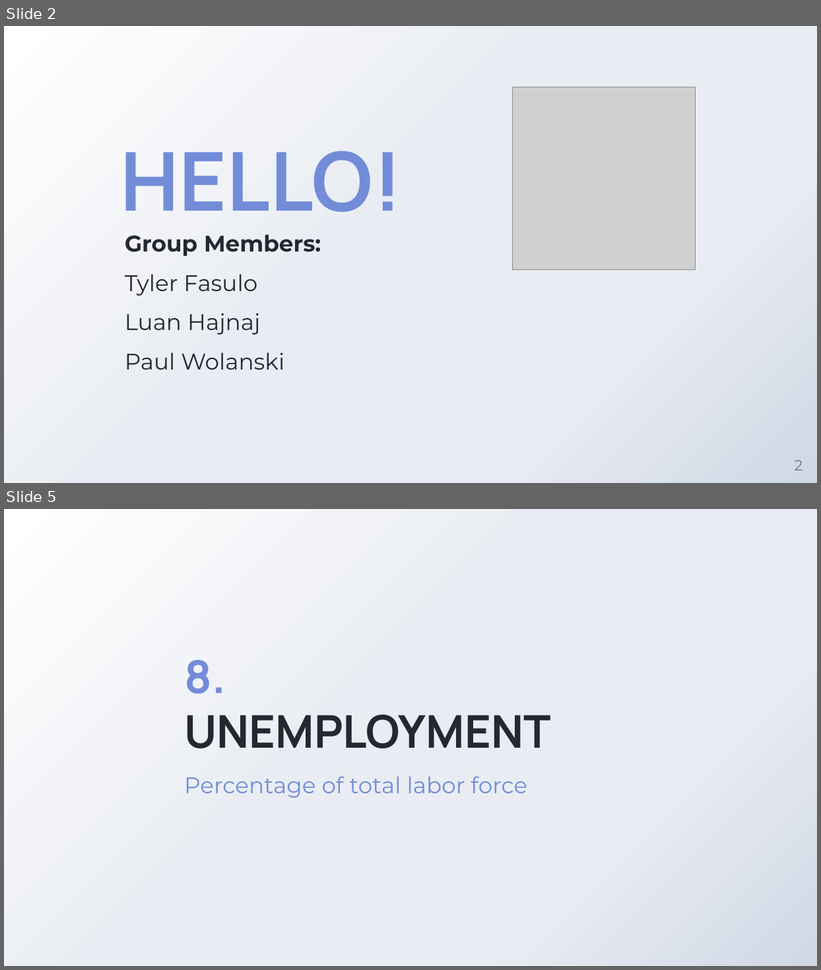
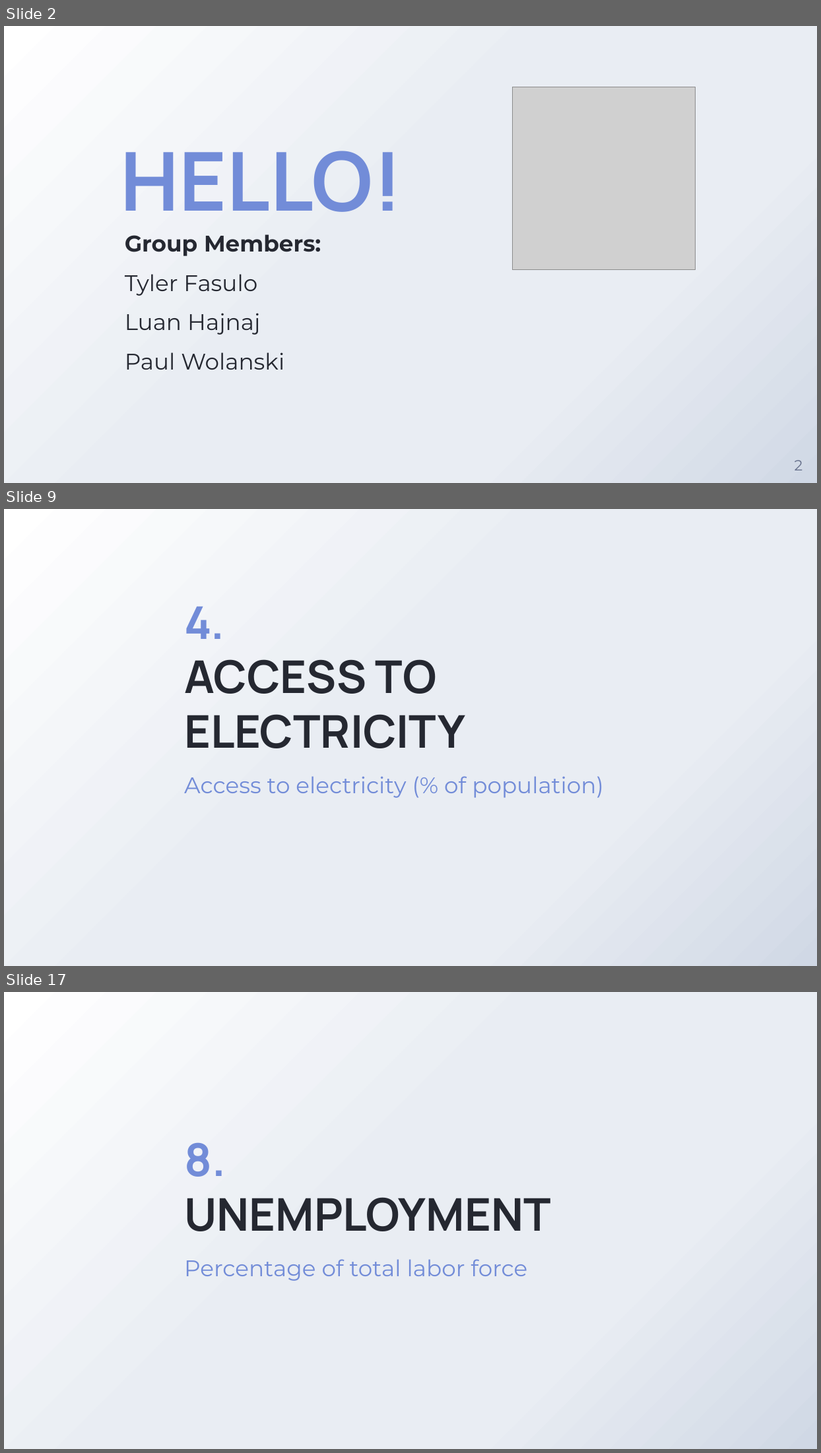
Before and after one commit to pwolanski7/LifeExpectancyProject, a slide deck: Presentation_Draft.pptx. Shown one above the other, each under a label of ours: slides 2 and 5 before the commit, slides 2, 9 and 17 after it; the slides between them are not shown. The pictures are 821x970 and 821x1453 pixels, drawn with LibreOffice and Linux fonts; fonts in the diff are those of the drawing; grey boxes stand for pictures; background and template pictures are left out. Boxes give left, top, right and bottom in pixels: in the first picture for what was removed or moved away, otherwise in the second. Text is boxed around its words. In the diff, an @@ line names an element or a change of style, - is before the commit and + after.

```diff
--- a/Presentation_Draft.pptx
+++ b/Presentation_Draft.pptx
@@ slide 9 added at [4, 509, 817, 966], background gradient #FFFFFF to #E9EDF3 to #D0D8E5 @@
@@ title added at [184, 607, 465, 749], 40 pt, text #252831, bold @@
+4.
+ACCESS TO ELECTRICITY
@@ subtitle added at [184, 776, 604, 798], 20 pt, text #728CD8 @@
+Access to electricity (% of population)
@@ what was slide 5 is now slide 17 @@
```
Also in this commit, not shown: 3 slides changed, 11 other slides added, 1 other file.
